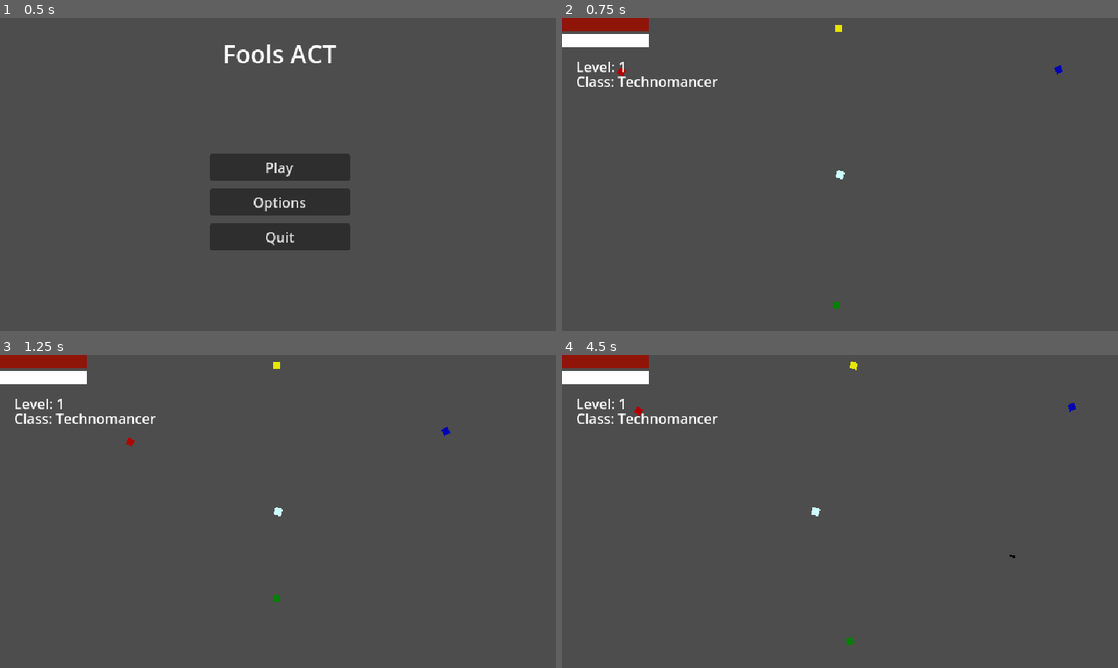
Above: before the commit, frames 1-4 (two rows, left to right).
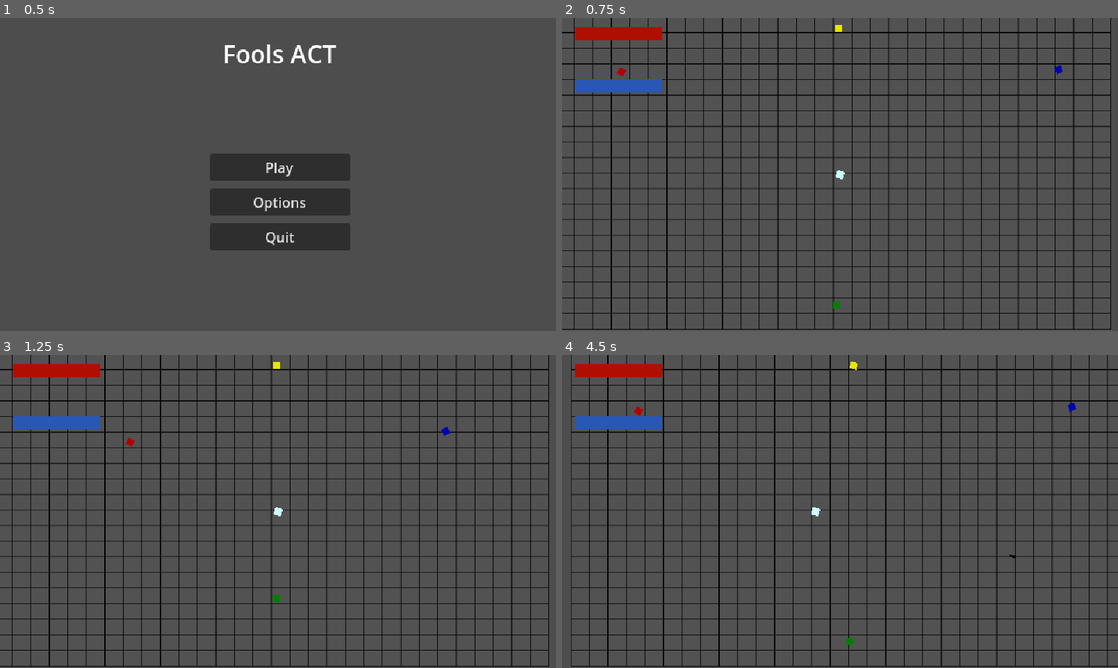
Above: after the commit, the same moments.

Repository: EmpexOri/OperationHavok
Game: Godot game, scene res://Scenes/MenuScene.tscn
Two runs of this game, one before a commit and one after it. Both use one fixed random seed, a clock stepped at 60 frames per second and the inputs below.
Inputs (mouse positions are in pixels of both pictures, inside the frame that each line leads up to):
- Up to frame 1 (0.5 s): no input
- Up to frame 2 (0.75 s): click "Play" at 0.5 s
- Up to frame 3 (1.25 s): no input
- Up to frame 4 (4.5 s): move the mouse to (962, 495) at 1.27 s; hold D (right) 1.28-2.03 s; click (962, 495) at 1.35 s; move the mouse to (728, 527) at 2.02 s; hold S (down) 2.03-2.78 s; click (728, 527) at 2.1 s; move the mouse to (895, 442) at 2.77 s; hold D (right) 2.78-3.53 s; click (895, 442) at 2.85 s; move the mouse to (812, 574) at 3.52 s; hold W (up) 3.53-4.28 s; click (812, 574) at 3.6 s; move the mouse to (1006, 558) at 4.27 s; hold A (left) from 4.28 s (still down); click (1006, 558) at 4.35 s

Frame 1 is identical in both runs. In frame 2, 12% of the frame differs, in the area x 0-99%, y 0-100%; in frame 3, 12%; in frame 4, 12%, in the area x 0-100%, y 0-100%.
Error after the commit: Invalid assignment of property or key 'max_value' with value of type 'int' on a base object of type 'null instance'. (res://Assets/Scripts/Player)

Commit message:
Update PlaygroundScene.tscn

Diff:
--- a/Scenes/PlaygroundScene.tscn
+++ b/Scenes/PlaygroundScene.tscn
@@ -32,41 +32,31 @@
 offset_bottom = 40.0
 metadata/_edit_use_anchors_ = true
 
-[node name="LevelLabel" type="Label" parent="PlayerUI/UIContainer"]
-layout_mode = 0
-offset_left = 16.0
-offset_top = 44.0
-offset_right = 74.0
-offset_bottom = 67.0
-text = "Level: 1"
-
-[node name="ClassLabel" type="Label" parent="PlayerUI/UIContainer"]
-layout_mode = 0
-offset_left = 16.0
-offset_top = 61.0
-offset_right = 180.0
-offset_bottom = 84.0
-text = "Class: Technomancer"
-
 [node name="HealthBar" type="TextureProgressBar" parent="PlayerUI/UIContainer"]
-layout_mode = 0
-offset_right = 40.0
-offset_bottom = 40.0
+layout_mode = 1
+offset_left = 15.0
+offset_top = 10.0
+offset_right = 215.0
+offset_bottom = 60.0
+value = 100.0
 texture_under = ExtResource("2_ydcph")
 texture_progress = ExtResource("2_ydcph")
-tint_progress = Color(0.559676, 0.0816798, 0.0378359, 1)
+tint_progress = Color(0.690002, 0.0584759, 9.62615e-08, 1)
+metadata/_edit_use_anchors_ = true
 
-[node name="XPBar" type="TextureProgressBar" parent="PlayerUI/UIContainer"]
+[node name="FocusBar" type="TextureProgressBar" parent="PlayerUI/UIContainer"]
 layout_mode = 0
-offset_top = 18.0
-offset_right = 40.0
-offset_bottom = 58.0
+offset_left = 15.0
+offset_top = 70.0
+offset_right = 215.0
+offset_bottom = 120.0
+value = 100.0
 texture_under = ExtResource("2_ydcph")
 texture_progress = ExtResource("2_ydcph")
-tint_progress = Color(0.355824, 0.676508, 0.840299, 1)
+tint_progress = Color(0.159324, 0.341244, 0.710893, 1)
+metadata/_edit_use_anchors_ = true
 
 [node name="BackGround" type="Sprite2D" parent="."]
-visible = false
 modulate = Color(0.32, 0.32, 0.32, 1)
 position = Vector2(581, 367)
 texture = ExtResource("3_kfju6")
